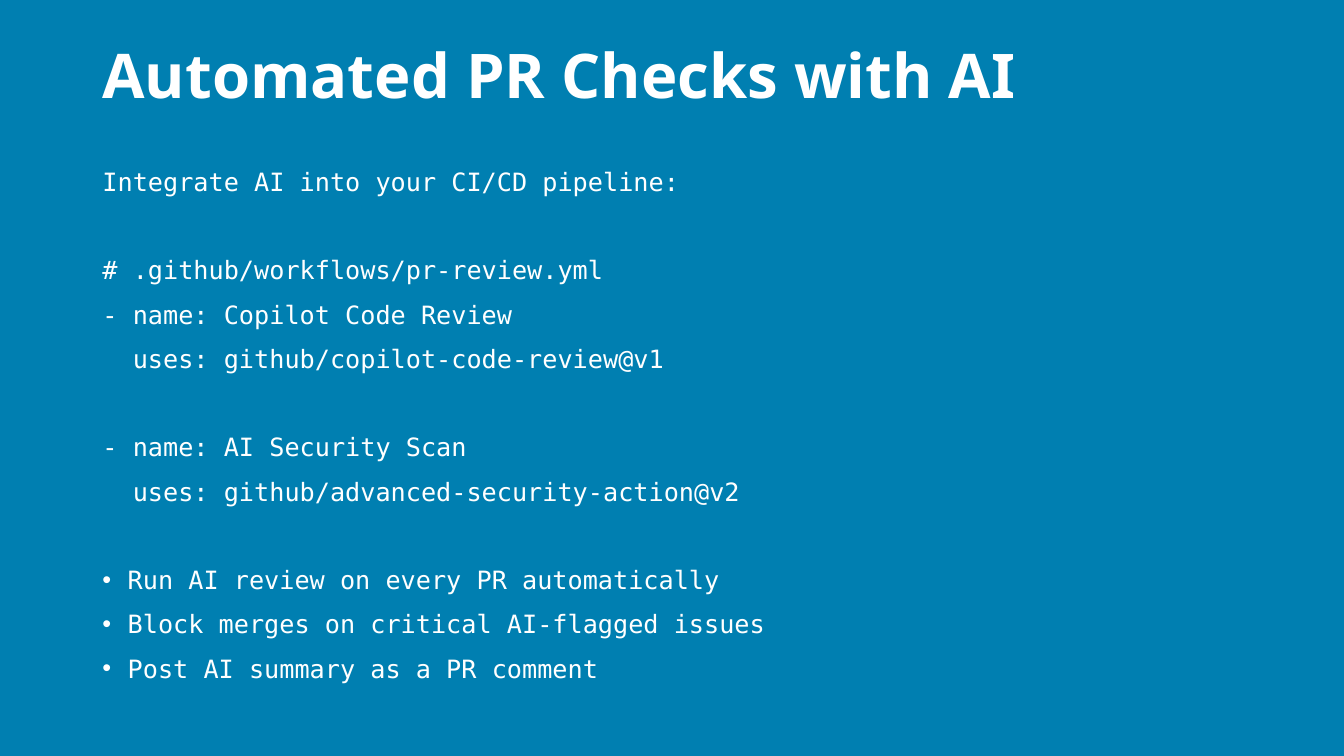
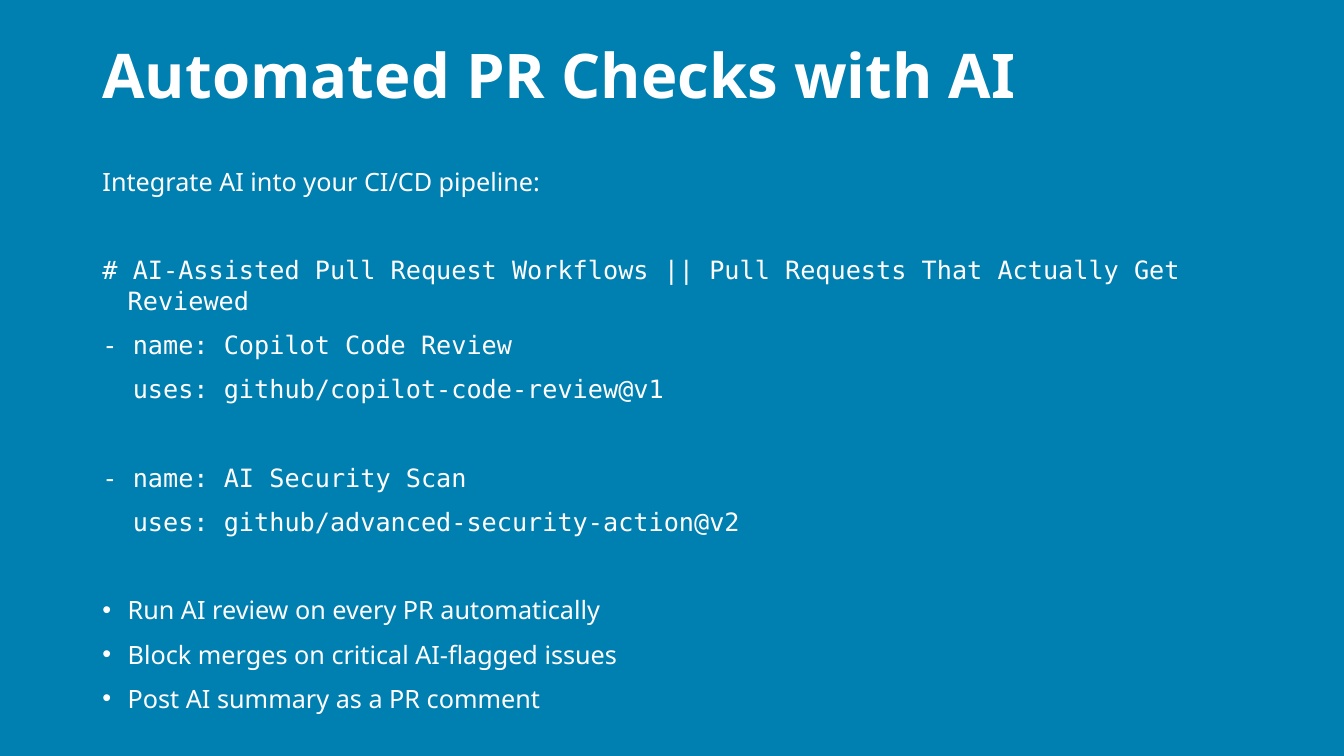
Before and after one commit to j0hnnymiller/AI-Assisted-Software-Development, a slide deck: slide 80 of slides/output/aiasd-311-monday-draft.pptx (slide 87 before the commit). Drawn at 1344x756 pixels with LibreOffice and Linux fonts; fonts in the diff are those of the drawing; background and template pictures are left out. Boxes give left, top, right and bottom in pixels: in the first picture for what was removed or moved away, otherwise in the second. Text is boxed around its words. In the diff, an @@ line names an element or a change of style, - is before the commit and + after.

```diff
--- a/slides/output/aiasd-311-monday-draft.pptx
+++ b/slides/output/aiasd-311-monday-draft.pptx
@@ text at [102, 172, 617, 714]: font DejaVu Sans Mono to Noto Sans in "Integrate AI into your CI/CD pipeline:", "Run AI review on every PR automatically", "Block merges on critical AI-flagged issues", "Post AI summary as a PR comment" @@
@@ text at [128, 259, 1180, 311]: text changed @@
-# .github/workflows/pr-review.yml
+# AI-Assisted Pull Request Workflows || Pull Requests That Actually Get Reviewed
```
Also in this commit, not shown: 87 other slides changed, 6 slides added, 22 slides removed, 10 other files.
